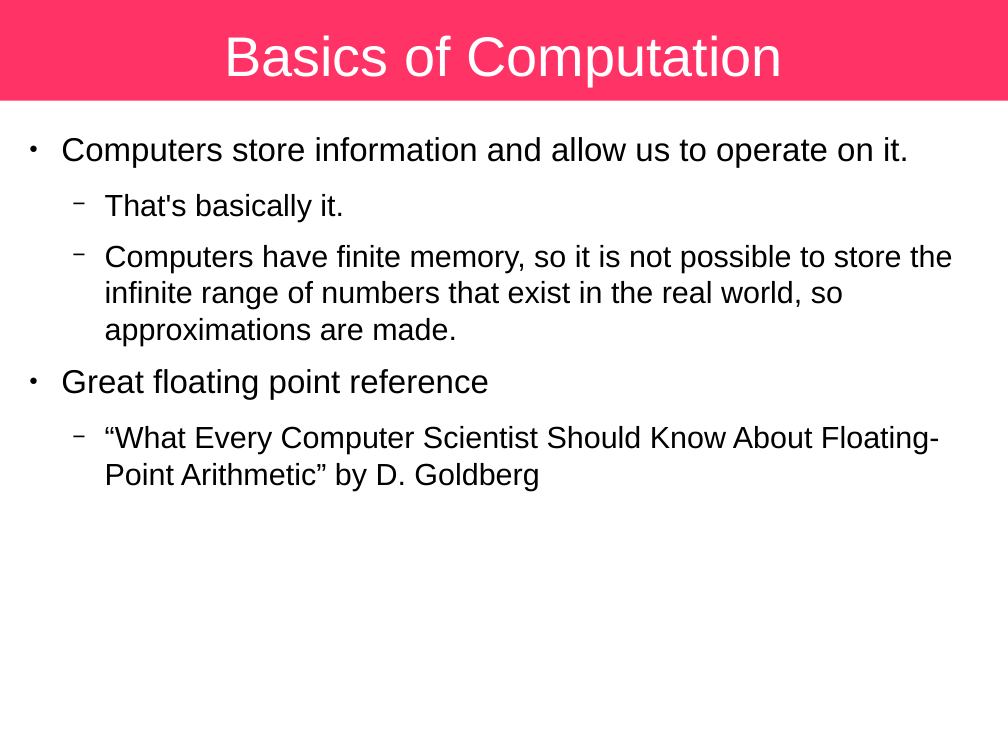
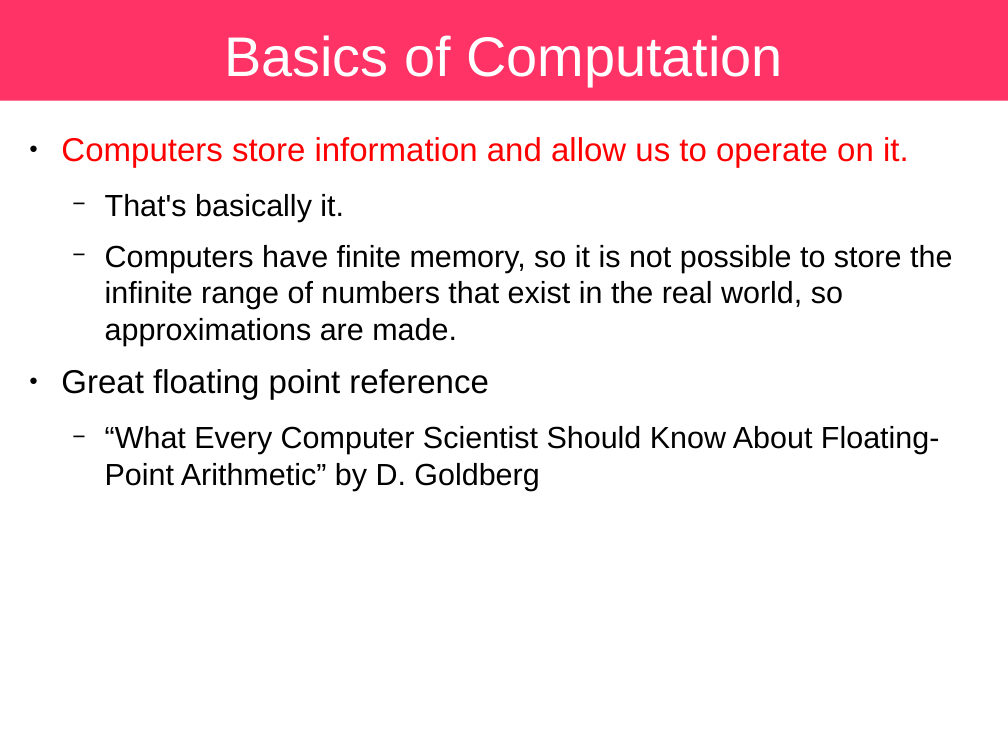
Before and after one commit to sbu-python-class/python-science, a slide deck: slide 12 of lectures/01-python/python.odp. Drawn at 1008x756 pixels with LibreOffice and Linux fonts; fonts in the diff are those of the drawing. Boxes give left, top, right and bottom in pixels: in the first picture for what was removed or moved away, otherwise in the second. Text is boxed around its words. In the diff, an @@ line names an element or a change of style, - is before the commit and + after.

```diff
--- a/lectures/01-python/python.odp
+++ b/lectures/01-python/python.odp
@@ text at (61, 137, 909, 167): text colour #000000 to #FF0000 in "Computers store information and allow us to ..." @@
```
Also in this commit, not shown: 16 other slides changed, 2 slides added, 1 slide removed, 1 other file.
